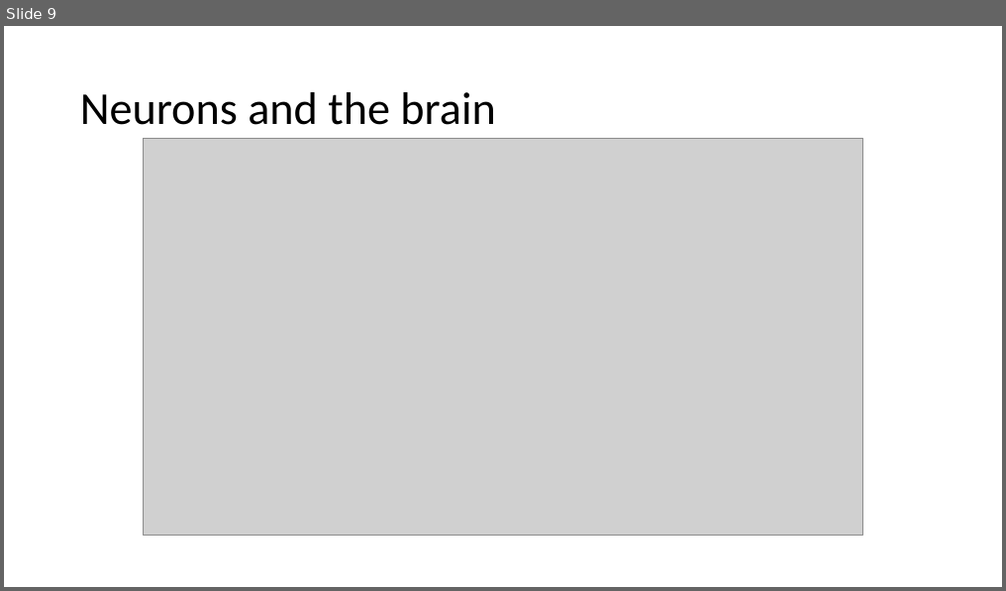
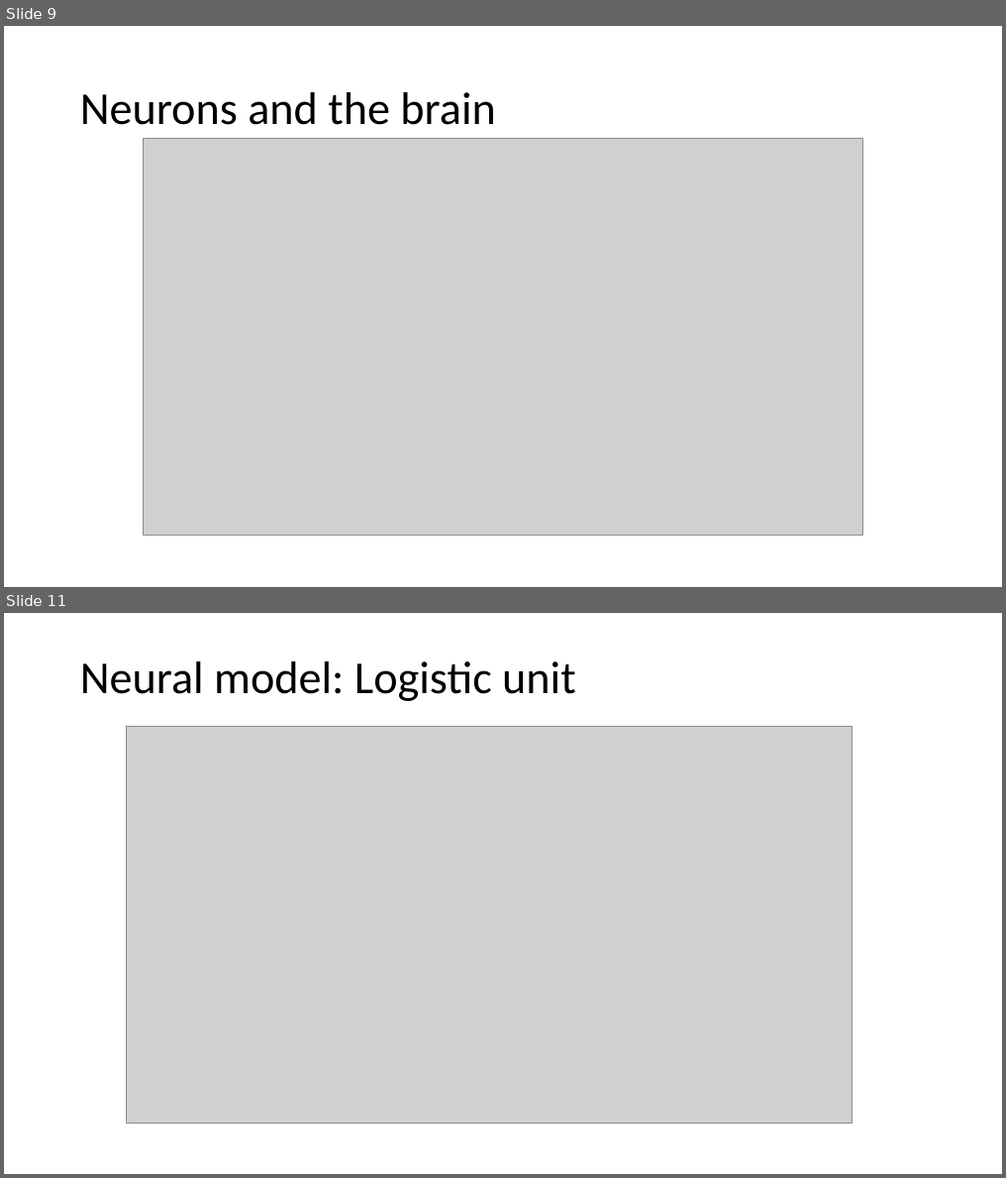
Before and after one commit to luxifeo/ML-Training, a slide deck: Week4/Motivations.pptx. Shown one above the other, each under a label of ours: slide 9 before the commit, slides 9 and 11 after it; the slides between them are not shown. The pictures are 1006x591 and 1006x1178 pixels, drawn with LibreOffice and Linux fonts; fonts in the diff are those of the drawing; grey boxes stand for pictures. Boxes give left, top, right and bottom in pixels: in the first picture for what was removed or moved away, otherwise in the second. Text is boxed around its words. In the diff, an @@ line names an element or a change of style, - is before the commit and + after.

```diff
--- a/Week4/Motivations.pptx
+++ b/Week4/Motivations.pptx
@@ slide 11 added at (x1=4, y1=613, x2=1002, y2=1174), background #FFFFFF @@
@@ title added at (x1=80, y1=662, x2=576, y2=701), 44 pt, text #000000 @@
+Neural model: Logistic unit
@@ picture added at (x1=127, y1=726, x2=852, y2=1124) @@
```
Also in this commit, not shown: 12 other slides added, 1 other file.
